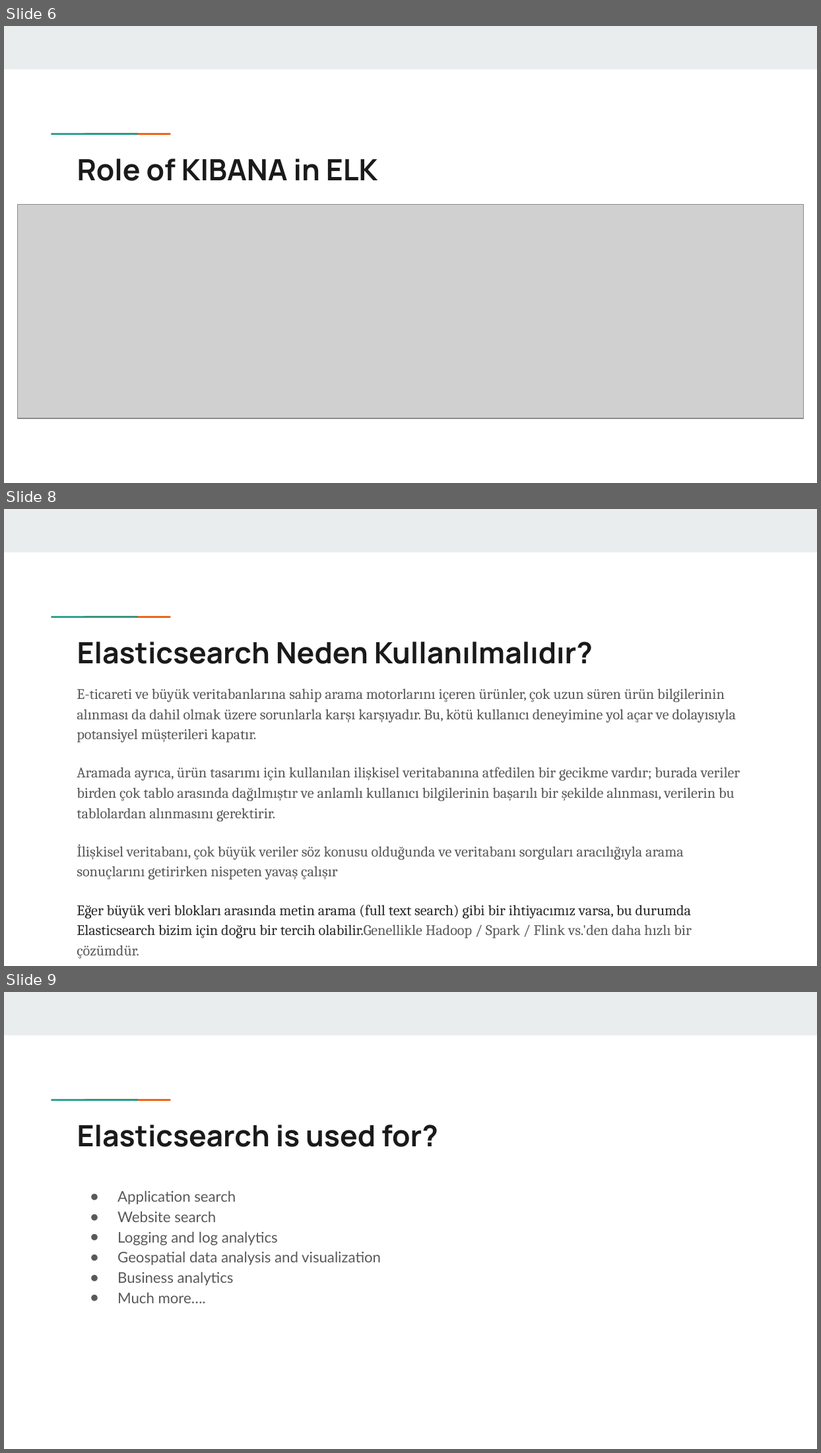
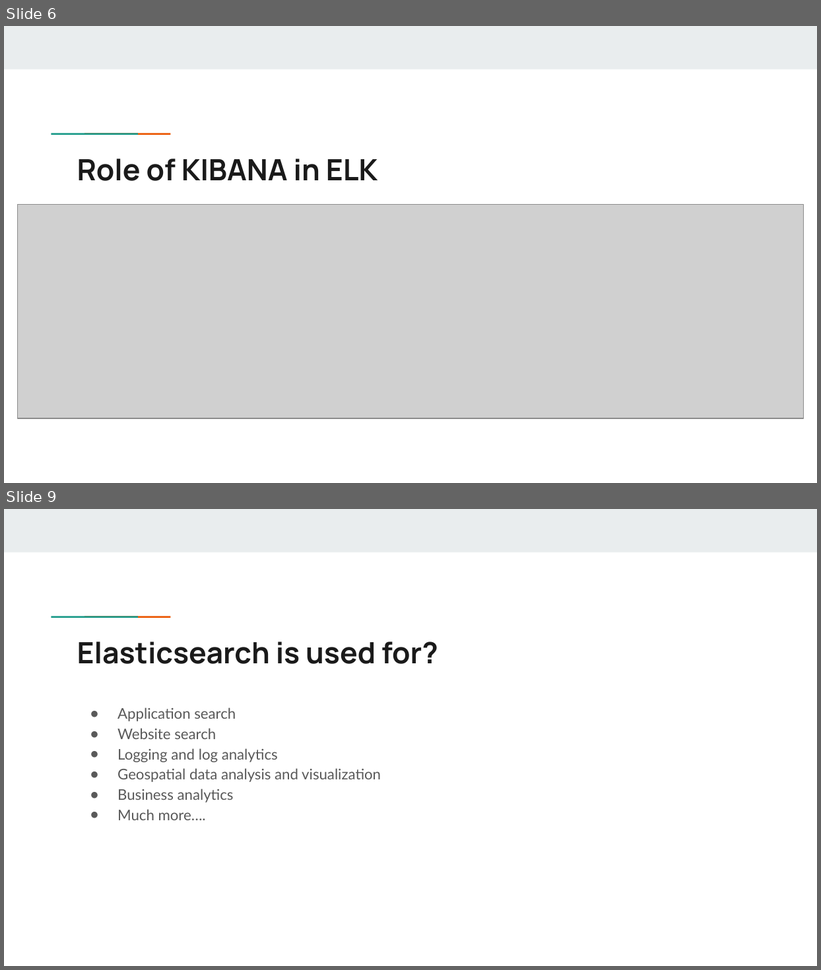
Before and after one commit to muhammedsaidkaya/notes--elk-stack, a slide deck: ELK STACK Sunum.pptx. Shown one above the other, each under a label of ours: slides 6, 8 and 9 before the commit, slides 6 and 9 after it; the slides between them are not shown. The pictures are 821x1453 and 821x970 pixels, drawn with LibreOffice and Linux fonts; fonts in the diff are those of the drawing; grey boxes stand for pictures. Boxes give left, top, right and bottom in pixels: in the first picture for what was removed or moved away, otherwise in the second. Text is boxed around its words. In the diff, an @@ line names an element or a change of style, - is before the commit and + after.

```diff
--- a/ELK STACK Sunum.pptx
+++ b/ELK STACK Sunum.pptx
@@ slide 8 removed at <box>4,509,817,966</box>, background #FFFFFF; not listed: 3 template elements that a slide beside it also shows @@
@@ title removed at <box>77,642,593,664</box> @@
-Elasticsearch Neden Kullanılmalıdır?
@@ text removed at <box>77,689,740,939</box> @@
-E-ticareti ve büyük veritabanlarına sahip arama motorlarını içeren ürünler, çok uzun süren ürün bilgilerinin alınması da dahil olmak üzere sorunlarla karşı karşıyadır. Bu, kötü kullanıcı deneyimine yol açar ve dolayısıyla potansiyel müşterileri kapatır.
-Aramada ayrıca, ürün tasarımı için kullanılan ilişkisel veritabanına atfedilen bir gecikme vardır; burada veriler birden çok tablo arasında dağılmıştır ve anlamlı kullanıcı bilgilerinin başarılı bir şekilde alınması, verilerin bu tablolardan alınmasını gerektirir.
-İlişkisel veritabanı, çok büyük veriler söz konusu olduğunda ve veritabanı sorguları aracılığıyla arama sonuçlarını getirirken nispeten yavaş çalışır
-Eğer büyük veri blokları arasında metin arama (full text search) gibi bir ihtiyacımız varsa, bu durumda Elasticsearch bizim için doğru bir tercih olabilir.Genellikle Hadoop / Spark / Flink vs.'den daha hızlı bir çözümdür.
```
Also in this commit, not shown: 1 slide changed, 2 slides added, 1 other slide removed, 1 other file.
